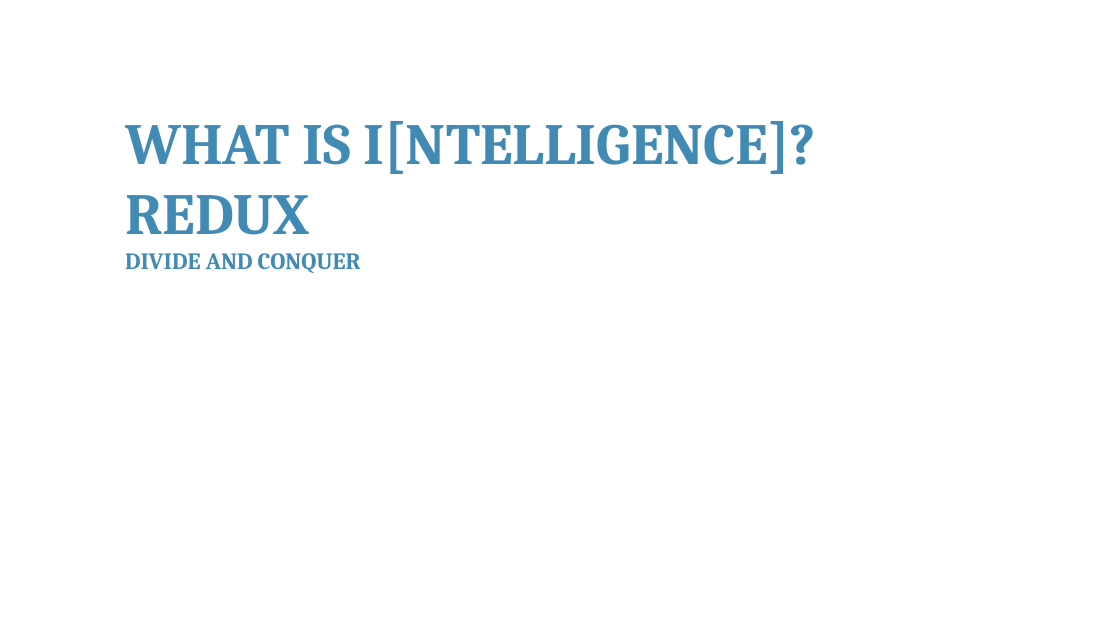
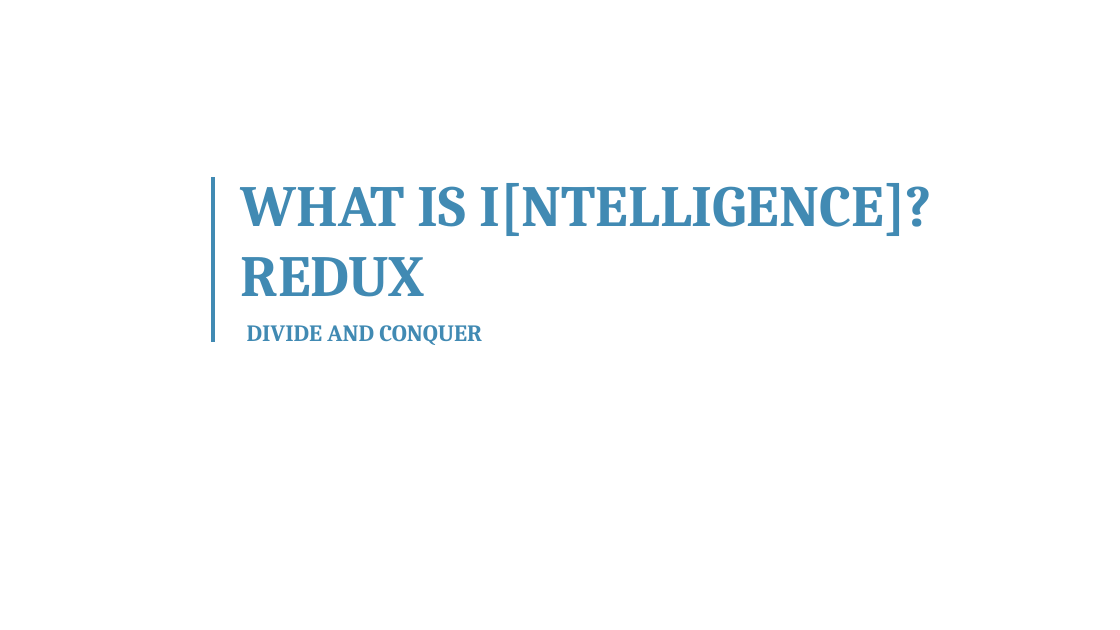
Before and after one commit to franckalbinet/itu-eaco-zanzibar-12-2018, a slide deck: slide 6 of presentations/session-4-intro-to-ai.pptx. Drawn at 1120x630 pixels with LibreOffice and Linux fonts; fonts in the diff are those of the drawing; background and template pictures are left out. Boxes give left, top, right and bottom in pixels: in the first picture for what was removed or moved away, otherwise in the second. Text is boxed around its words. In the diff, an @@ line names an element or a change of style, - is before the commit and + after.

```diff
--- a/presentations/session-4-intro-to-ai.pptx
+++ b/presentations/session-4-intro-to-ai.pptx
@@ background #FFFFFF at 98% opacity to #FFFFFF @@
@@ line added from (213, 177) to (213, 342), #418AB3 3 pt @@
@@ text at (x1=241, y1=183, x2=932, y2=297): text changed @@
-WHAT IS I[NTELLIGENCE]? REDUX
-DIVIDE AND CONQUER
+WHAT IS I[NTELLIGENCE]? REDUX
@@ text added at (x1=247, y1=325, x2=482, y2=345), 20 pt, text #418AB3, bold @@
+DIVIDE AND CONQUER
```
Also in this commit, not shown: 26 other slides changed, 8 slides added, 2 slides removed, 2 other files.
